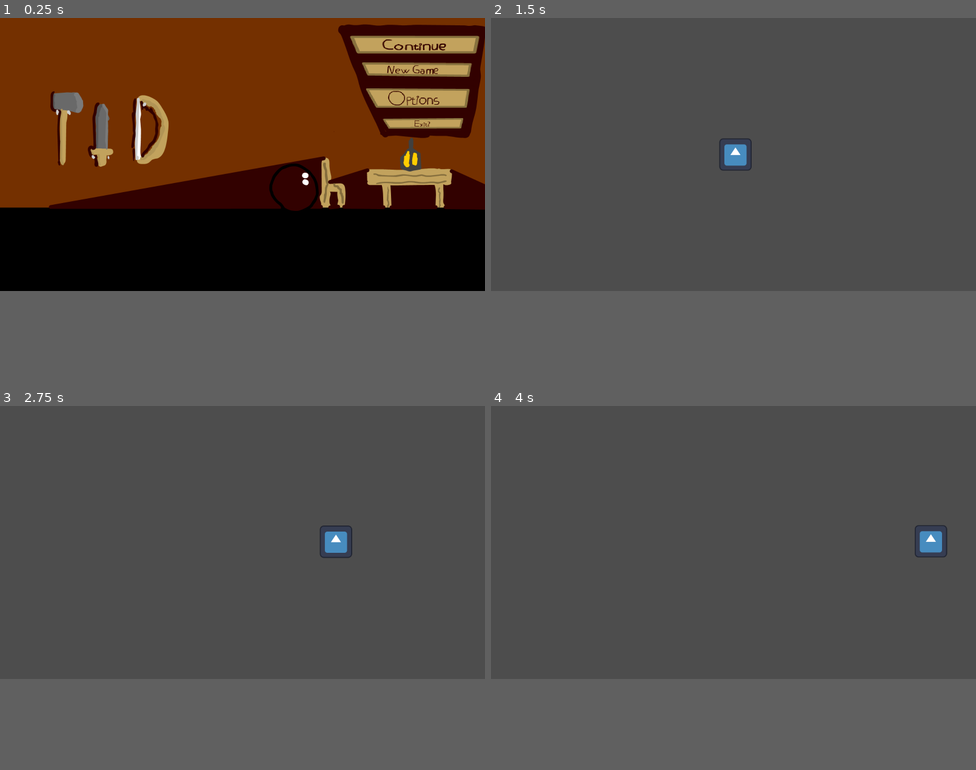
Above: before the commit, frames 1-4 (two rows, left to right).
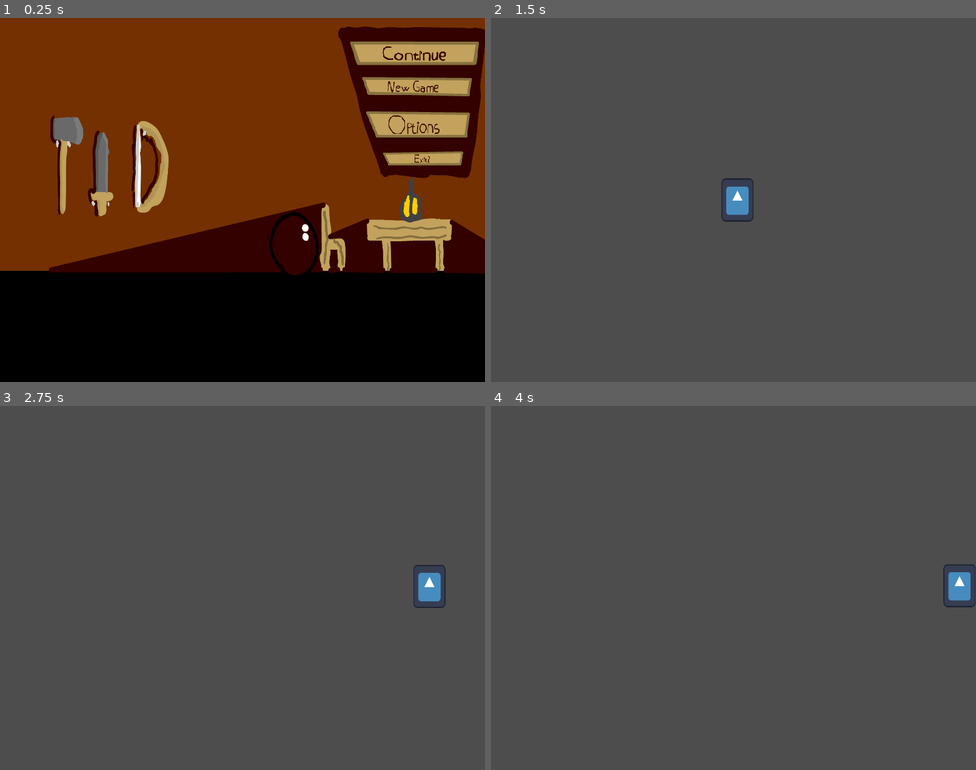
Above: after the commit, the same moments.

Repository: JhonChoulay/the-hackathon-game
Game: Godot game, scene res://Scenes/main_menu.tscn
Two runs of this game, one before a commit and one after it. Both use one fixed random seed, a clock stepped at 60 frames per second and the inputs below. The engine's default icon, where the game draws it, is replaced by a stand-in: a white triangle on a blue panel in a dark square.
Inputs (mouse positions are in pixels of both pictures, inside the frame that each line leads up to):
- Up to frame 1 (0.25 s): no input
- Up to frame 2 (1.5 s): click (908, 68) at 0.5 s; tap Enter at 1.25 s; hold D (right) from 1.28 s (still down)
- Up to frame 3 (2.75 s): keep holding D (right); tap W (up) at 1.52, 2.27 s
- Up to frame 4 (4 s): release D (right) at 2.78 s; hold A (left) 2.78-3.53 s; hold D (right) from 3.53 s (still down); tap W (up) at 3.77 s
In our replay, the window is 800x450 before the commit and 800x600 after it. These sizes can differ from the game's own. Grey fills any space a smaller window leaves; there, only what the larger window draws over its background counts as a difference.

The runs differ from the first frame. In frame 1, 35% of the frame differs, in the area x 0-100%, y 1-71%; in frame 2, 0.8%; in frame 3, 0.8%; in frame 4, 0.8%.

Commit message:
Almost finished working on the window options button.

Diff:
--- a/Projects/Scenes/options_menu.tscn
+++ b/Projects/Scenes/options_menu.tscn
@@ -33,10 +33,10 @@
 clip_contents = true
 layout_mode = 1
 anchors_preset = -1
-anchor_left = 0.601
-anchor_top = 0.481
+anchor_left = 0.6
+anchor_top = 0.485
 anchor_right = 0.83
-anchor_bottom = 0.561
+anchor_bottom = 0.56
 size_flags_vertical = 3
 
 [node name="ResolutionOptions" type="OptionButton" parent="."]
@@ -130,9 +130,9 @@
 wait_time = 10.0
 one_shot = true
 
+[connection signal="item_selected" from="WindowOptions" to="." method="_on_window_options_item_selected"]
 [connection signal="item_selected" from="ResolutionOptions" to="." method="_on_option_button_item_selected"]
 [connection signal="pressed" from="ApplyButton" to="." method="_on_apply_button_pressed"]
 [connection signal="pressed" from="ConfirmationPanel/RevertButton" to="." method="_on_revert_button_pressed"]
 [connection signal="pressed" from="ConfirmationPanel/ConfirmButton" to="." method="_on_confirm_button_pressed"]
 [connection signal="timeout" from="ConfirmationPanel/Timer" to="." method="_on_timer_timeout"]
-[connection signal="timeout" from="ConfirmationPanel/Timer" to="ConfirmationPanel/ResetLabel" method="_on_timer_timeout"]
--- a/Projects/Scripts/OptionsMenu/options_menu.gd
+++ b/Projects/Scripts/OptionsMenu/options_menu.gd
@@ -10,23 +10,33 @@
 
 var config = ConfigFile.new()
 var res
-var ex_res
+var window_mode : int
 @onready var timer = $ConfirmationPanel/Timer
 @onready var res_button = get_node("ResolutionOptions")
+@onready var window = get_window()
 
 func _ready():
+	#Set resolution
 	var index = 0
 	for i in resolutions:
 		res_button.add_item(i,index)
 		if Vector2i(resolutions[i]) == get_viewport().content_scale_size:
 			res_button.select(index)
 		index +=1
-	#Set window mode
+	#
+	##Set window mode
 	index = 0
-	for i in ["Windowed","Borderless","Fullscreen","Exclusive Fullscreen"]:
+	for i in ["Windowed","Fullscreen","Exclusive Fullscreen"]:
 		$WindowOptions.add_item(i,index)
+		if index + 2 == Resources.window_mode:
+			$WindowOptions.select(index)
+		index += 1
+	for i in [0,3,4]:
+		if i == Resources.window_mode:
+			window.set_mode(i)
+			window_mode = i
+	##
 	res = get_viewport().content_scale_size
-	ex_res = res
 	#windowed = 0, minimized = 1, maximized = 2 fullscreen = 3, exclusive = 4
 
 func _on_option_button_item_selected(index):
@@ -34,32 +44,66 @@
 
 func _on_apply_button_pressed():
 	get_viewport().content_scale_size = res
+	window.set_mode(window_mode)
 	timer.start()
-	config_resolution(res)
-	Resources.resolution = res
 	$ConfirmationPanel.visible = true
 
 func _on_revert_button_pressed():
-	config_resolution(ex_res)
-	Resources.resolution = res
-	get_viewport().content_scale_size = ex_res
+	#Resolution
+	get_viewport().content_scale_size = Resources.resolution
 	res_indexer()
-	res = get_viewport().content_scale_size
+	res = Resources.resolution
+	#
+	##Window
+	window.set_mode(Resources.window_mode)
+	window_indexer()
+	window_mode = Resources.window_mode
+	##
 	$ConfirmationPanel.visible = false
 
 func _on_timer_timeout():
-	config_resolution(ex_res)
-	Resources.resolution = res
-	get_viewport().content_scale_size = ex_res
+	#Resolution
+	get_viewport().content_scale_size = Resources.resolution
 	res_indexer()
-	res = get_viewport().content_scale_size
+	res = Resources.resolution
+	#
+	##Window Mode
+	window.set_mode(Resources.window_mode)
+	window_indexer()
+	window_mode = Resources.window_mode
+	##
 	$ConfirmationPanel.visible = false
 
 func _on_confirm_button_pressed():
+	#Resolution
+	Resources.resolution = res
+	config_resolution(Resources.resolution)
+	#
+	##Window
+	Resources.window_mode = window_mode
+	config_window(window_mode)
+	##
 	$ConfirmationPanel.visible = false
-	ex_res = res
+
+func _on_window_options_item_selected(index):
+	if index != 0 :
+		window_mode = index + 2
+	else:
+		window_mode = index
 
 ### Custom Functions ###
+func config_window(window_type : int):
+	config.load("res://Config/config.ini")
+	config.set_value("Settings","window_mode",window_type)
+	config.save("res://Config/config.ini")
+
+func window_indexer():
+	var index = 0
+	for i in [0,3,4]:
+		if i == Resources.window_mode:
+			$WindowOptions.select(index)
+		index +=1
+
 func config_resolution(resolution_var:Vector2):
 	config.load("res://Config/config.ini")
 	config.set_value("Settings","screen_width",int(resolution_var.x))
--- a/Projects/Scripts/OptionsMenu/reset_label.gd
+++ b/Projects/Scripts/OptionsMenu/reset_label.gd
@@ -1,11 +1,5 @@
 extends Node
-
 
 # Called when the node enters the scene tree for the first time.
 func _ready():
 	self.visible = false
-
-
-
-func _on_timer_timeout():
-	self.visible = false
Not shown, changed: Projects/Config/config.ini
